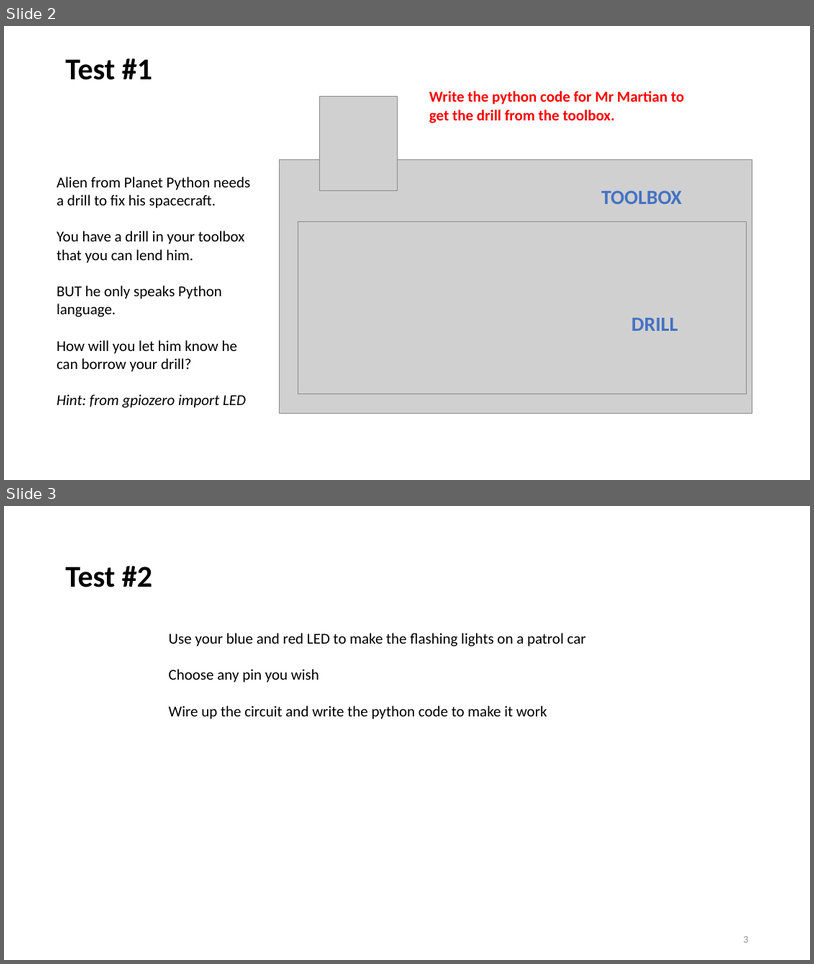
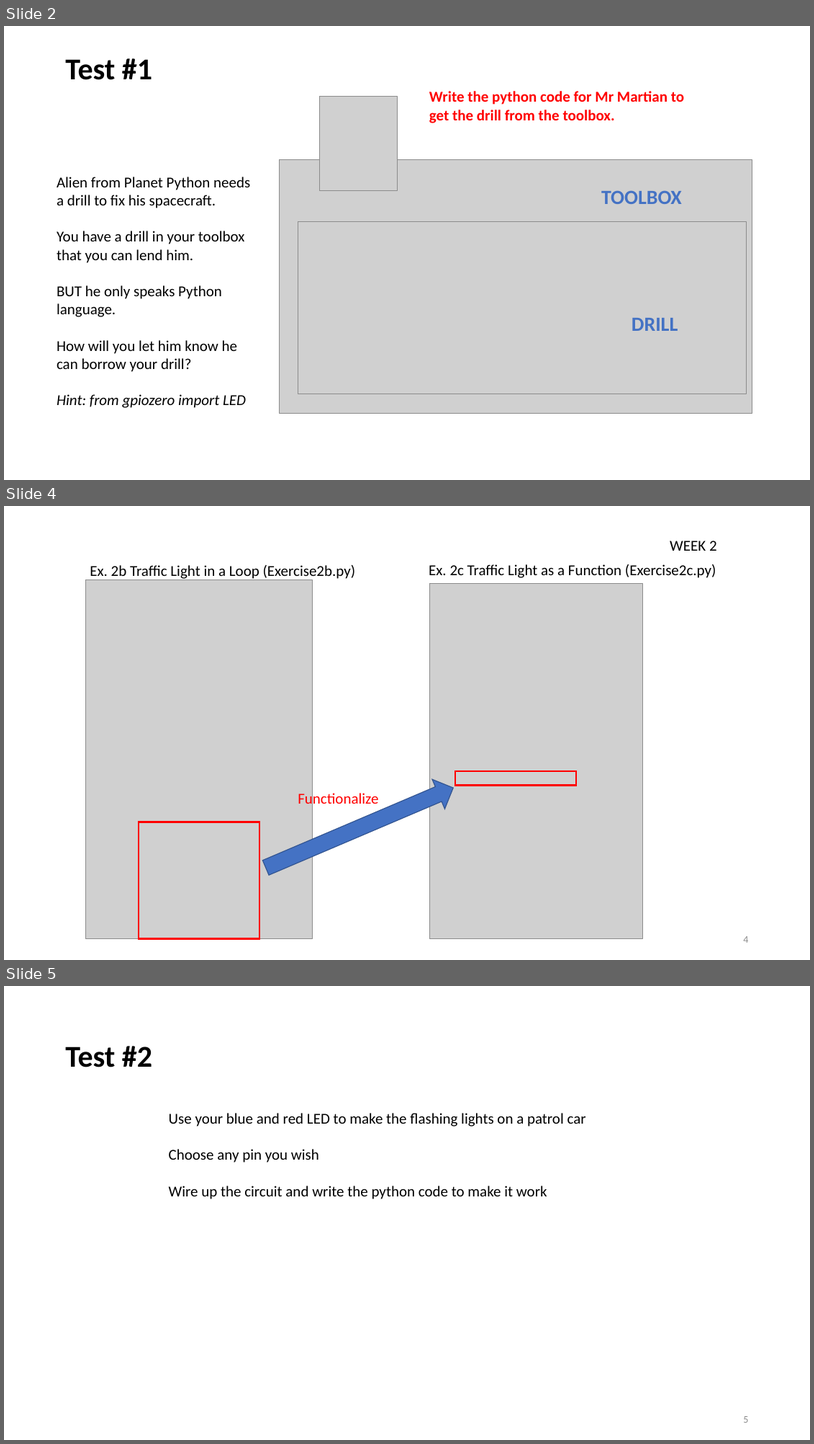
Before and after one commit to ssgoh/Intro_To_Raspberry_Pi, a slide deck: Week 2/021 - Lesson 2 - Pedestrian Crossing (WEEK 2).pptx. Shown one above the other, each under a label of ours: slides 2 and 3 before the commit, slides 2, 4 and 5 after it; the slides between them are not shown. The pictures are 814x964 and 814x1444 pixels, drawn with LibreOffice and Linux fonts; fonts in the diff are those of the drawing; grey boxes stand for pictures. Boxes give left, top, right and bottom in pixels: in the first picture for what was removed or moved away, otherwise in the second. Text is boxed around its words. In the diff, an @@ line names an element or a change of style, - is before the commit and + after.

```diff
--- a/Week 2/021 - Lesson 2 - Pedestrian Crossing (WEEK 2).pptx
+++ b/Week 2/021 - Lesson 2 - Pedestrian Crossing (WEEK 2).pptx
@@ slide 4 added at [4,506,810,960], background #FFFFFF @@
@@ text added at [670,541,718,551], 18 pt, text #000000 @@
+WEEK 2
@@ text added at [90,565,356,581], 18 pt, text #000000 @@
+Ex. 2b Traffic Light in a Loop (Exercise2b.py)
@@ picture added at [85,580,313,939] @@
@@ group added at [139,564,717,939]: 2 texts, 2 rectangles, 1 picture, 1 right arrow @@
+Ex. 2c Traffic Light as a Function (Exercise2c.py)
+Functionalize
@@ page number added at [743,936,748,942], 12 pt, text #8C8C8C @@
+4
@@ what was slide 3 is now slide 5 @@
```
Also in this commit, not shown: 1 slide changed, 6 other slides added, 3 other files.
